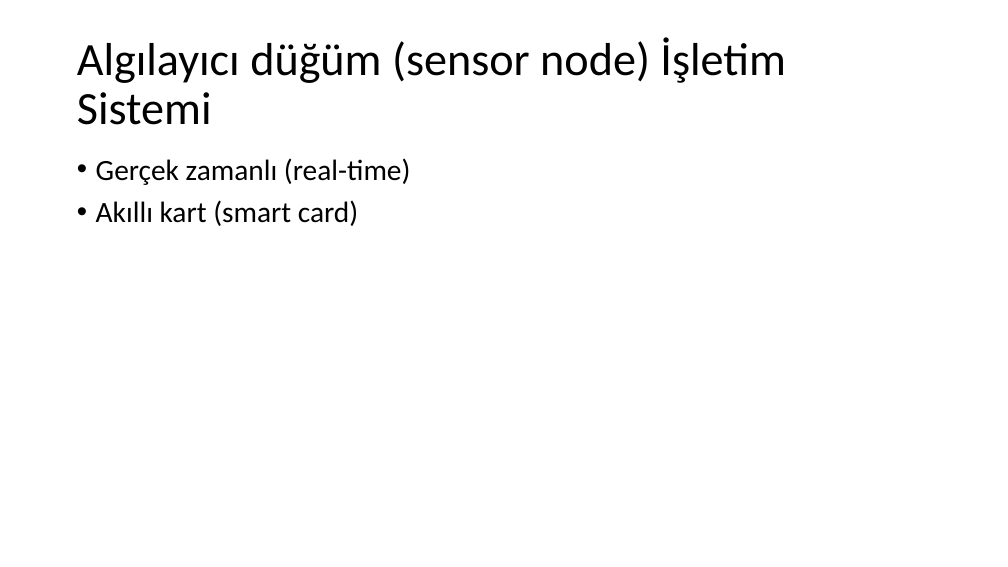
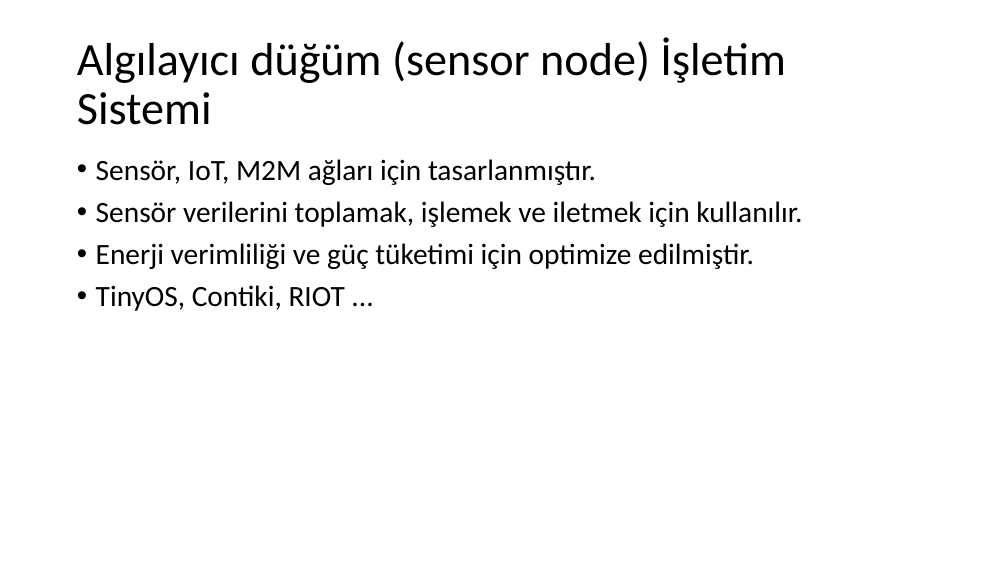
Before and after one commit to sercankulcu/sercankulcu.github.io, a slide deck: slide 54 of assets/teaching/os/1_Bolum_1_Giris.pptx (slide 53 before the commit). Drawn at 1008x567 pixels with LibreOffice and Linux fonts; fonts in the diff are those of the drawing. Boxes give left, top, right and bottom in pixels: in the first picture for what was removed or moved away, otherwise in the second. Text is boxed around its words. In the diff, an @@ line names an element or a change of style, - is before the commit and + after.

```diff
--- a/assets/teaching/os/1_Bolum_1_Giris.pptx
+++ b/assets/teaching/os/1_Bolum_1_Giris.pptx
@@ text at (x1=96, y1=159, x2=802, y2=311): text changed @@
-• Gerçek zamanlı (real-time)
-• Akıllı kart (smart card)
+• Sensör, IoT, M2M ağları için tasarlanmıştır.
+• Sensör verilerini toplamak, işlemek ve iletmek için kullanılır.
+• Enerji verimliliği ve güç tüketimi için optimize edilmiştir.
+• TinyOS, Contiki, RIOT ...
```
Also in this commit, not shown: 6 other slides changed, 3 slides added, 3 other files.
